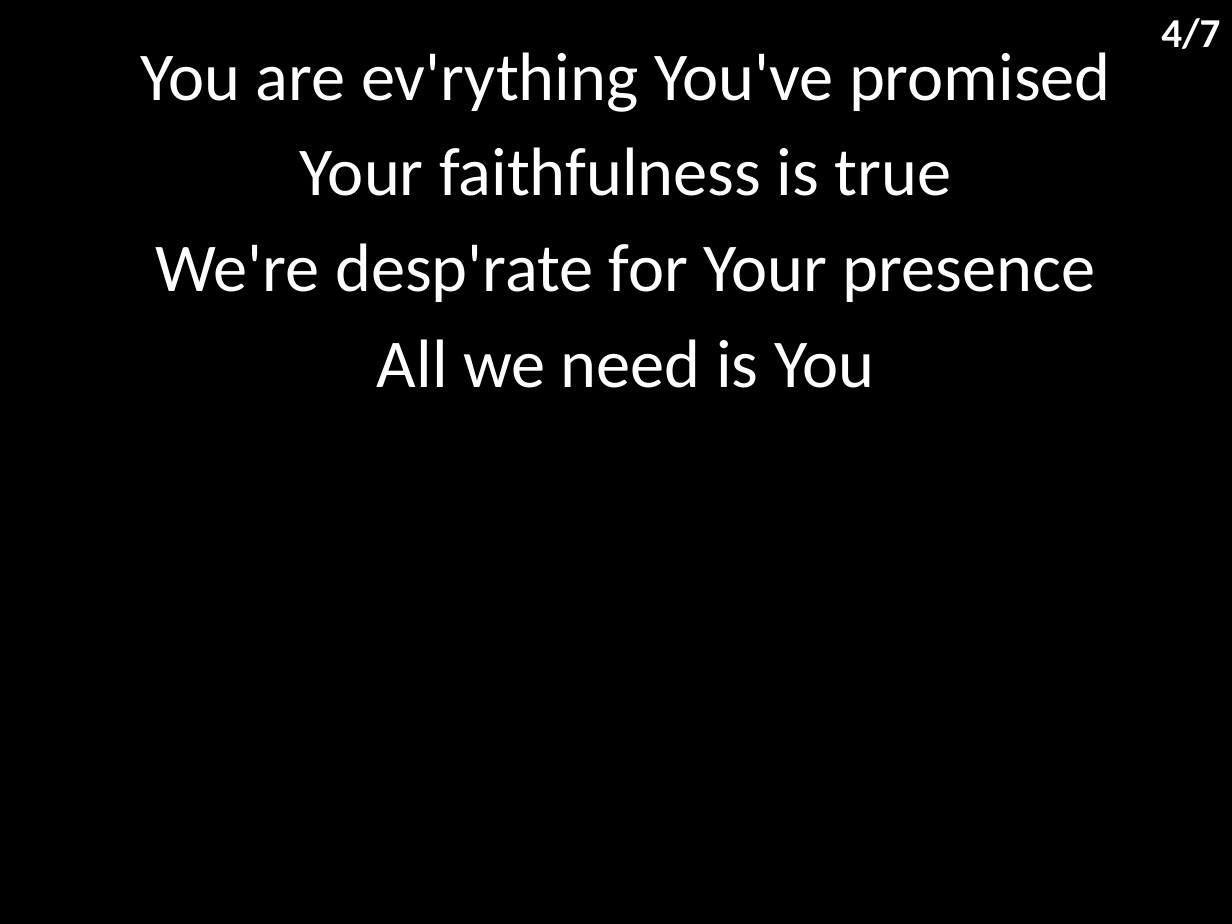
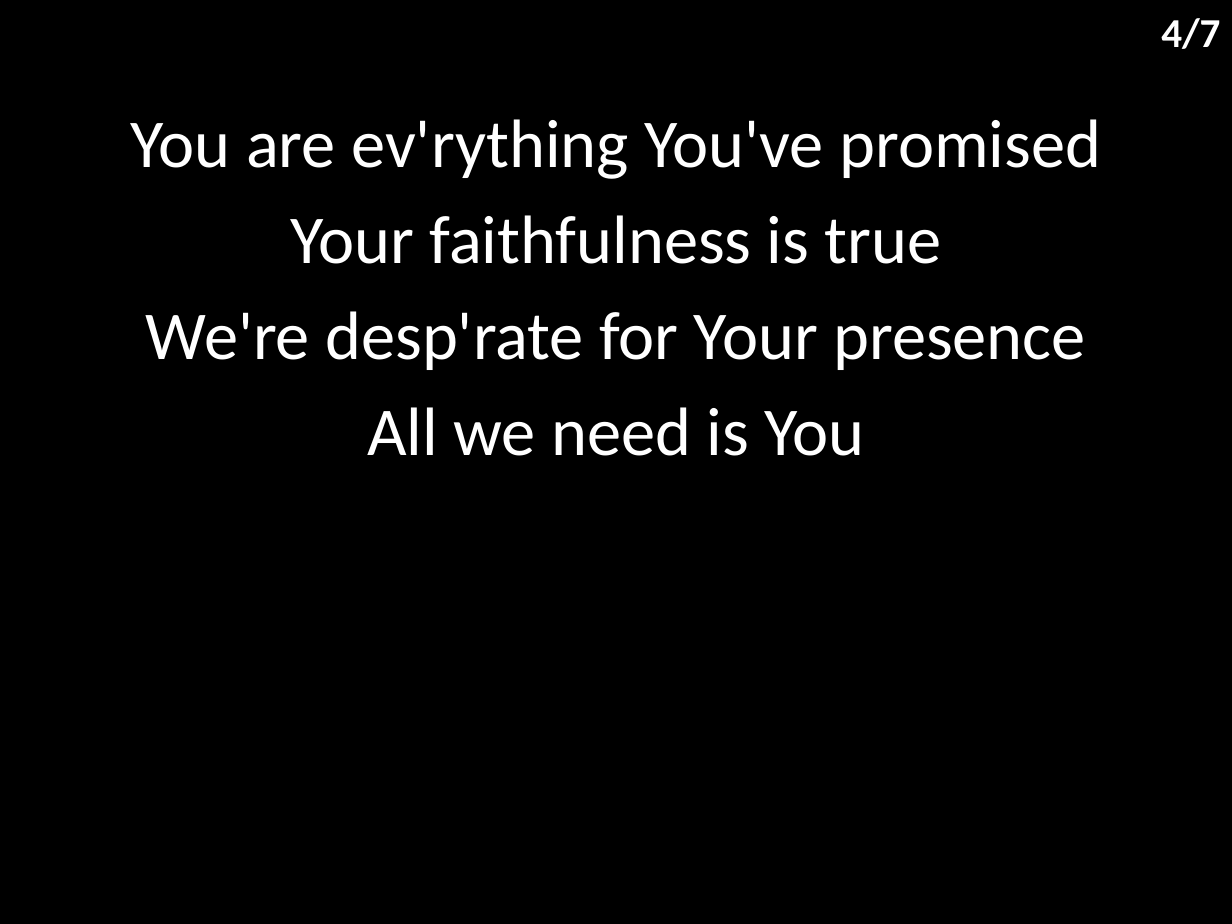
Before and after one commit to hoo-are-ya/worship, a slide deck: slide 5 of docs/songs/waiting here for you.pptx. Drawn at 1232x924 pixels with LibreOffice and Linux fonts; fonts in the diff are those of the drawing. Boxes give left, top, right and bottom in pixels: in the first picture for what was removed or moved away, otherwise in the second. Text is boxed around its words. In the diff, an @@ line names an element or a change of style, - is before the commit and + after.

```diff
--- a/docs/songs/waiting here for you.pptx
+++ b/docs/songs/waiting here for you.pptx
@@ subtitle "You are ev'rything You've promised": place and size @@
-subtitle "You are ev'rything You've promised" at [140, 52, 1111, 388]
+subtitle "You are ev'rything You've promised" at [131, 119, 1101, 456]
```
Also in this commit, not shown: 6 other slides changed, 8 other files.
